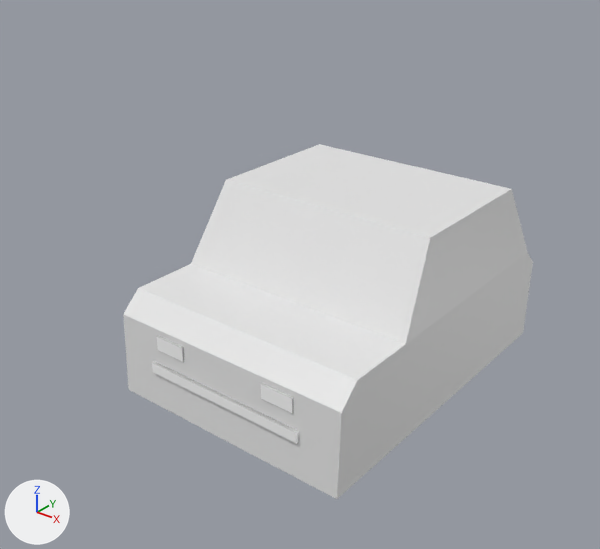
Renders of the glTF model models/car.glb from each side of a commit.
Camera for both pictures: a 50 mm camera at (3.08, -4.34, 3.25) aimed at (-0.1, -0.36, 0.78). Arrows for +X, +Y and +Z are at lower left; the lights stay in place. Objects named as collision shapes, trigger or cutter boxes, shadow casters or lower levels of detail are left out. Where no turn or scale is listed for an object, it has been applied to the vertices. Vertices at the same position are counted once.

In view in the first picture: 'Cube', 'body'.
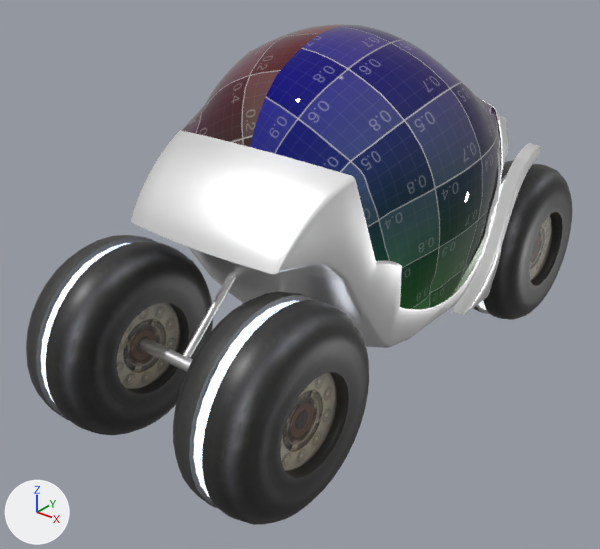
Boxes [x1, y1, x2, y2] around the edits, measured in the pictures (600 x 549 px):
'Cube', deleted: before [123, 144, 533, 499]
'roof', added: after [181, 24, 501, 309]
'body', reshaped, moved, rescaled: before [152, 335, 299, 444]; after [131, 99, 508, 348]
'wheelBR', added: after [173, 291, 369, 525]
'wheelBL', added: after [26, 235, 213, 435]
'wheelTR', added: after [473, 161, 572, 320]
'fender', added: after [451, 143, 541, 314]
'suspensions', added: after [140, 273, 281, 372]
part 1 of me_cube_001, added: after [131, 99, 508, 348]
part 2 of me_cube_001, deleted: before [152, 335, 299, 444]

Patch to the scene script:
```diff
--- a/models/car.glb.py
+++ b/models/car.glb.py
@@ img_ruote_emissive @@
+img_ruote_emissive = load_image('Ruote_emissive', '_unpacked/Ruote_emissive', 1024, 1024, 'sRGB')
@@ img_ruote @@
+img_ruote = load_image('Ruote', '_unpacked/Ruote', 1024, 1024, 'sRGB')
@@ img_uv_grid_sm @@
+img_uv_grid_sm = load_image('UV_Grid_Sm', '_unpacked/UV_Grid_Sm', 1024, 1024, 'sRGB')
@@ mat_shape @@
+mat_shape = principled_material('Shape')
+mat_shape.base_color = (1.0, 1.0, 1.0)  # white #ffffff
+mat_shape.metallic = 0.85
+mat_shape.roughness = 0.4
@@ mat_wheel_001 @@
+mat_wheel_001 = bpy.data.materials.new('Wheel.001')
+# uses the picture img_ruote
+# uses the picture img_ruote_emissive
@@ mat_roof @@
+mat_roof = bpy.data.materials.new('Roof')
+# uses the picture img_uv_grid_sm
@@ me_cube_001 @@
 # used by ob_body; location = (0.0, -0.105, 0.405); rotation_euler = (1.571, 0.0, 0.0), in degrees (90, 0, 0)
-me_cube_001.from_pydata(...)  # 311 vertices, 534 faces; spans x -0.61..0.61, y -0.19..0.87, z -1.31..1.18
-me_cube_001.materials.append(mat_car)  # picture img_image_0
+me_cube_001.from_pydata(...)  # 1414 vertices, 2824 faces; spans x -83.7..81.53, y -79.33..77.67, z -116.44..147.13
+# me_cube_001 part 1: 1414 vertices added at x -83.7..81.53, y -79.33..77.67, z -116.44..147.13
+# me_cube_001 part 2: 311 vertices removed from x -0.61..0.61, y -0.19..0.87, z -1.31..1.18
+me_cube_001.materials.append(mat_shape)  # white #ffffff
@@ me_mesh_011 @@
+me_mesh_011.from_pydata(...)  # 758 vertices, 1512 faces; spans x -0.269..0.27, y -0.621..0.621, z -0.621..0.621
+me_mesh_011.materials.append(mat_wheel_001)
@@ me_mesh_007 @@
+me_mesh_007.from_pydata(...)  # 224 vertices, 416 faces; spans x -0.46..0.46, y -1.49..1.49, z -0.17..0.41
+me_mesh_007.materials.append(mat_shape)  # white #ffffff
@@ me_mesh_005 @@
+me_mesh_005.from_pydata(...)  # 956 vertices, 1814 faces; spans x -0.97..0.96, y -1.02..0.69, z -0.75..0.92
+me_mesh_005.materials.append(mat_roof)
@@ me_mesh_006 @@
+me_mesh_006.from_pydata(...)  # 1728 vertices, 3448 faces; spans x -0.86..0.86, y -0.68..0.68, z -0.48..0.48
+me_mesh_006.materials.append(mat_shape)  # white #ffffff
@@ ob_body @@
 ob_body = bpy.data.objects.new('body', me_cube_001)
-ob_body.location = (0.0, -0.105, 0.405)
+ob_body.location = (0.0, 0.04, 1.2)
 ob_body.rotation_euler = (1.571, 0.0, 0.0)  # degrees (90, 0, 0)
+ob_body.scale = (0.01, 0.01, 0.01)
@@ ob_cube @@
-ob_cube = bpy.data.objects.new('Cube', me_cube_004)
-ob_cube.location = (0.0, 0.241, 1.001)
@@ ob_wheeltr @@
+ob_wheeltr = bpy.data.objects.new('wheelTR', me_mesh_011)
+ob_wheeltr.location = (0.629, 1.434, 0.624)
@@ ob_wheelbr @@
+ob_wheelbr = bpy.data.objects.new('wheelBR', me_mesh_011.copy())
+ob_wheelbr.location = (0.628, -1.471, 0.624)
@@ ob_wheelbl @@
+ob_wheelbl = bpy.data.objects.new('wheelBL', me_mesh_011.copy())
+ob_wheelbl.location = (-0.621, -1.471, 0.624)
@@ ob_suspensions @@
+ob_suspensions = bpy.data.objects.new('suspensions', me_mesh_007)
+ob_suspensions.location = (0.018, -0.016, 0.75)
@@ ob_roof @@
+ob_roof = bpy.data.objects.new('roof', me_mesh_005)
+ob_roof.location = (0.0, 0.08, 1.471)
@@ ob_fender @@
+ob_fender = bpy.data.objects.new('fender', me_mesh_006)
+ob_fender.location = (-0.003, 0.892, 0.935)
```
